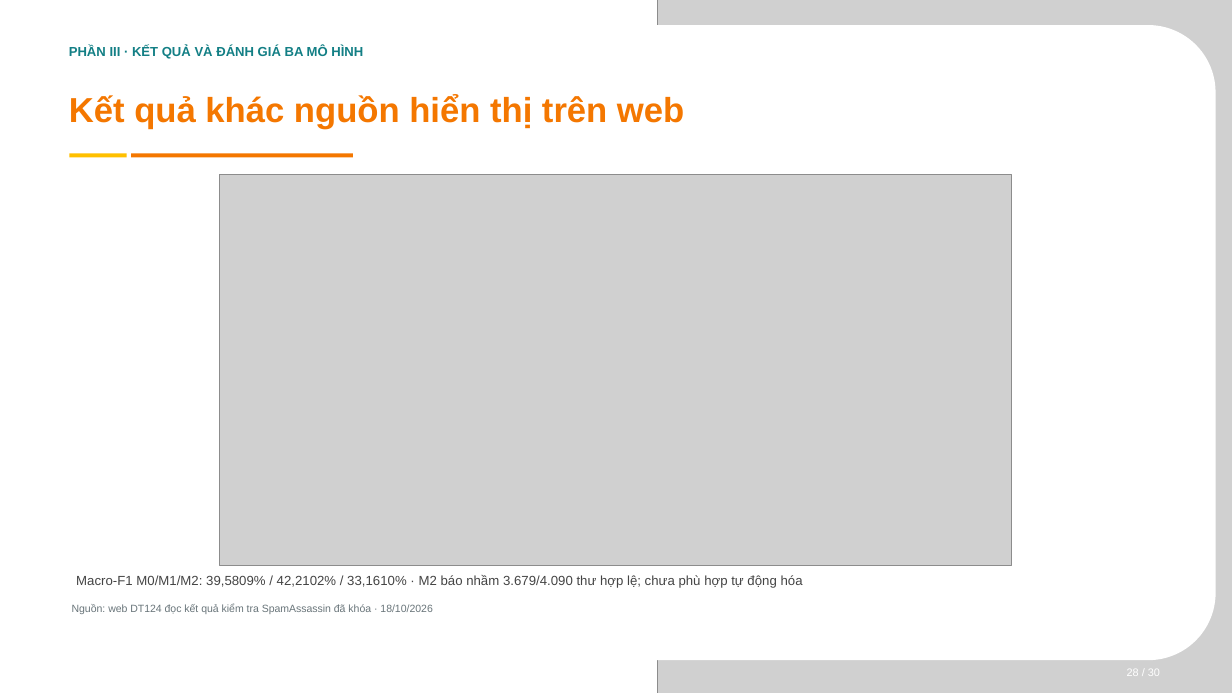
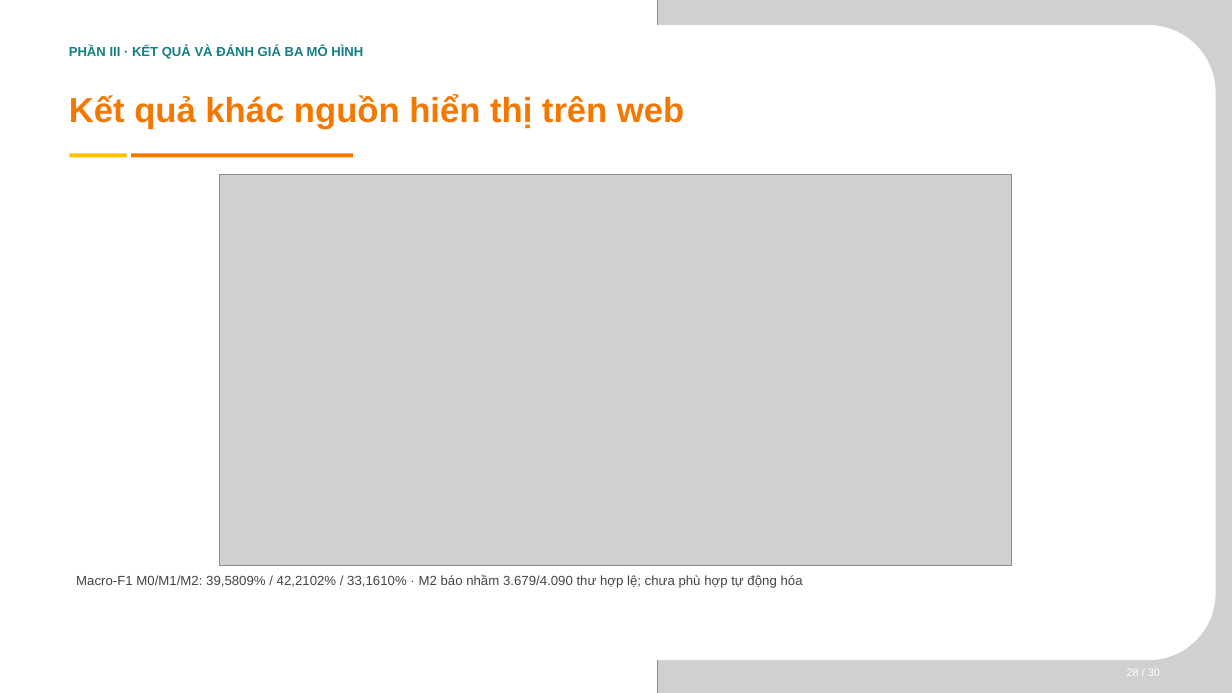
Before and after one commit to phat230/LAB_AT_BMHTTT, a slide deck: slide 19 of LAB6/BC_giau_ky_DT124/slide báo cáo/SLIDE_BAO_CAO_DT124.pptx (slide 28 before the commit). Drawn at 1232x693 pixels with LibreOffice and Linux fonts; fonts in the diff are those of the drawing; grey boxes stand for pictures; background and template pictures are left out. Boxes give left, top, right and bottom in pixels: in the first picture for what was removed or moved away, otherwise in the second. Text is boxed around its words. In the diff, an @@ line names an element or a change of style, - is before the commit and + after.

```diff
--- a/LAB6/BC_giau_ky_DT124/slide báo cáo/SLIDE_BAO_CAO_DT124.pptx
+++ b/LAB6/BC_giau_ky_DT124/slide báo cáo/SLIDE_BAO_CAO_DT124.pptx
@@ text removed at [72, 604, 432, 614] @@
-Nguồn: web DT124 đọc kết quả kiểm tra SpamAssassin đã khóa · 18/10/2026
```
Also in this commit, not shown: 18 other slides changed, 9 slides removed, 1 other file.
